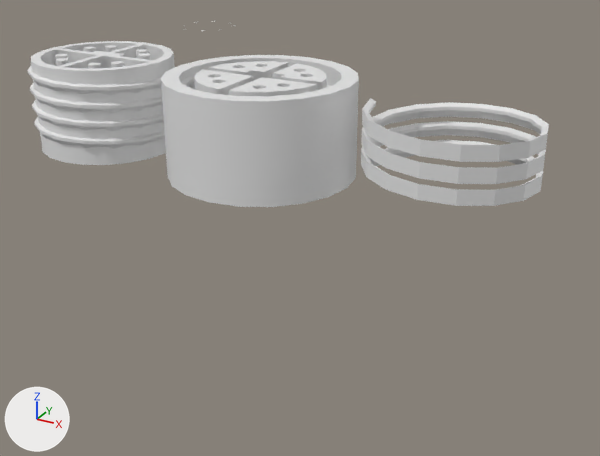
An edit to the Blender file Objects/Technical_Installations/connectors_and_cables.blend, drawn before and after from the same camera.
The view is the same before and after, from a 50 mm camera at (0.223, -0.189, 0.191) aimed at (-0.186, 0.555, -0.181). Every picture has the same lights, and +X, +Y and +Z are marked at lower left.

In view in the first picture: 'Screw External', 'Screw Internal.001', 'socket base female', 'socket base male'.
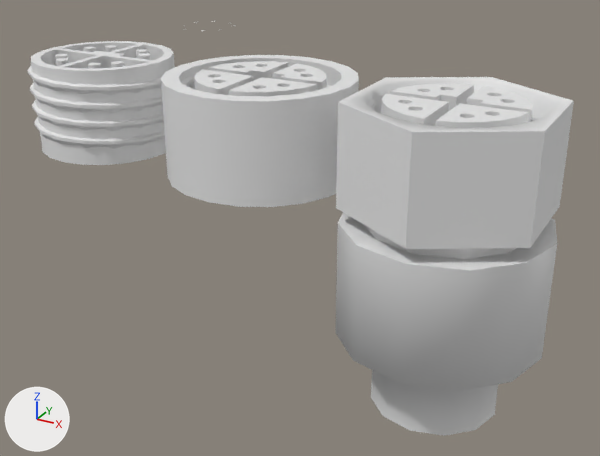
Edits to the scene script, one JSON object a line:
```json
{"op": "remove", "block": "ob_socket_base_female__mesh", "code": "ob_socket_base_female__mesh.hide_set(True)"}
{"op": "remove", "block": "ob_cable_connector_bottom__curves", "code": "ob_cable_connector_bottom__curves.hide_set(True)"}
```

Pixel boxes [x1, y1, x2, y2] of what changed, in the pictures (600 x 456 px):
```json
{"object": "socket base female (mesh)", "change": "shown", "after": [336, 77, 574, 249]}
{"object": "cable connector bottom (curves)", "change": "shown", "after": [336, 213, 557, 436]}
{"object": "Screw Internal.001", "change": "unchanged, covered by the edit", "before": [361, 98, 549, 206], "after": [367, 99, 539, 121]}
```
